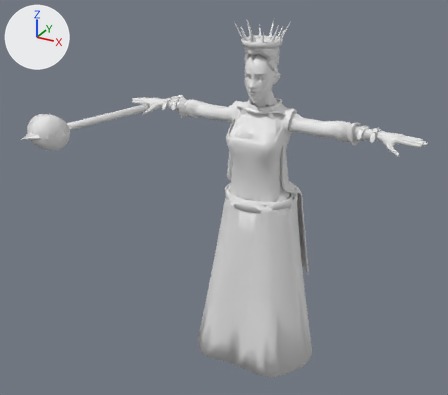
One commit to the glTF model unity/Tools~/models/heroes_hd/SB_Hero_solenne_HD.glb: the scene before it, then after it.
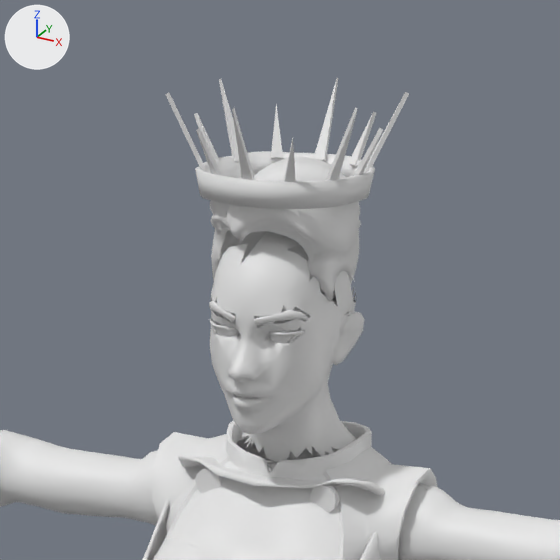
There are two pictures of each version: one whole from a camera (50 mm lens) standing at (1.32, -2.78, 2.34) and looking at (-0.12, -0.15, 1.02), one close up on the part from 44% to 73% of the width and 0% to 33% of the height. Every picture has the same lights, and +X, +Y and +Z are marked at upper left. The older version's two pictures come first. Vertices at exactly the same position are counted once.

In view in the first close-up: 'SB_Hero_solenne'.
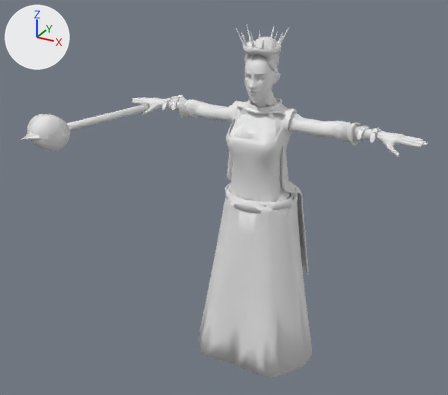
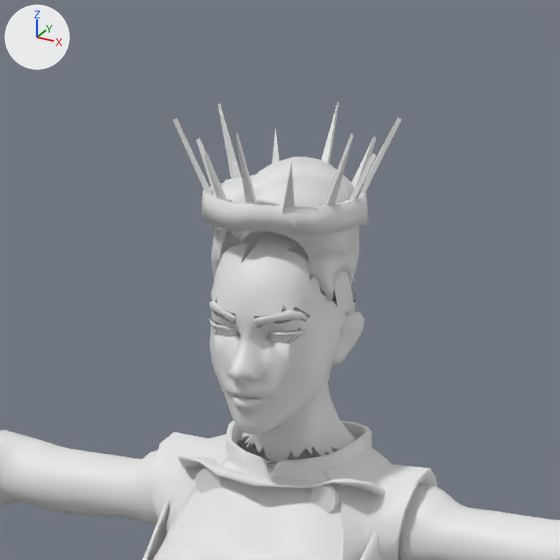
What changed in the scene script:
```text
Change me_face:
    used by ob_sb_hero_solenne; location = (0.0, 0.0, 0.0)
    remove me_face.from_pydata(...)  # 15830 vertices, 24999 faces; spans x -0.98..0.83, y -0.73..0.42, z 0.0..1.91
    add me_face.from_pydata(...)  # 15830 vertices, 24999 faces; spans x -0.98..0.83, y -0.73..0.42, z 0.0..1.88
    me_face part 1: the loose piece of 6 vertices spanning x 0.04..0.06, y -0.1..-0.07, z 1.82..1.88 is multiplied about its middle by the matrix ((1.218, -0.856, -0.058), (0.855, 1.219, -0.039), (0.07, -0.002, 1.488)), then moved by (0.04, 0.03, -0.01)
    me_face part 2: the loose piece of 6 vertices spanning x 0.04..0.06, y 0.08..0.11, z 1.82..1.88 is scaled about its middle by (1.17, -0.0986, 1), then moved by (0.04, -0.09, -0.03)
    me_face part 3: the loose piece of 6 vertices spanning x 0.08..0.12, y 0.04..0.07, z 1.82..1.91 is moved by (-0.01, 0.0, -0.03)
    me_face part 4: the loose piece of 6 vertices spanning x -0.01..0.01, y 0.1..0.14, z 1.82..1.91 is turned -31.6 degrees about the z axis through its middle and scaled by 0.656, then moved by (0.06, -0.02, -0.04)
    me_face part 5: the loose piece of 6 vertices spanning x -0.06..-0.04, y -0.1..-0.07, z 1.82..1.88 is moved by (0.0, 0.01, -0.03)
    me_face part 6: 7 loose pieces with 42 vertices, spanning x -0.12..0.12, y -0.13..0.11, z 1.82..1.91, are deleted
    me_face part 7: 19 vertices moved from x -0.08..0.09, y -0.1..0.1, z 1.65..1.83 to x -0.11..0.09, y -0.09..0.1, z 1.65..1.88; 65 vertices removed from x -0.09..0.1, y -0.09..0.11, z 1.64..1.83; 108 vertices added at x -0.12..0.1, y -0.12..0.15, z 1.65..1.88
    other edits to the shape of me_face do not show in these pictures
```

What differs and where, as boxes [x1, y1, x2, y2] in the close-ups (560 x 560 px; the box of a moved part takes in the faces that stretch with it):
'SB_Hero_solenne', reshaped: before [0, 78, 560, 560]; after [0, 102, 560, 560]
part 1 of me_face, moved or reshaped: before [284, 138, 296, 182]; after [324, 133, 353, 206]
part 2 of me_face, moved or reshaped: before [348, 111, 376, 166]; after [350, 153, 376, 200]
part 3 of me_face, moved or reshaped: before [364, 92, 409, 172]; after [361, 118, 402, 193]
part 4 of me_face, moved or reshaped: before [314, 78, 338, 161]; after [351, 137, 377, 189]
part 5 of me_face, moved or reshaped: before [196, 128, 222, 175]; after [204, 153, 227, 201]
part 6 of me_face, deleted: before [165, 79, 383, 180]
part 7 of me_face, moved or reshaped: before [195, 151, 375, 363]; after [173, 102, 369, 363]
